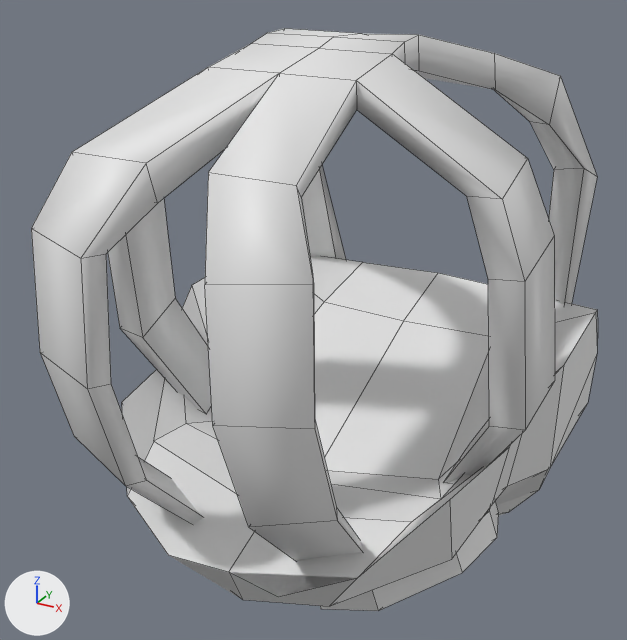
The FBX model project/Shark and Peach's Military Uniform Improvements/contents/mods/SMUI/media/models_x/skinned/clothes/M_M17.fbx: old version first, new version second.
One viewpoint serves both versions: a 50 mm lens placed at (0.00101, -0.0027, 0.00094), pointed at (-0.00012, -0.00064, -0.00009). Lighting does not change. The marker at lower left points along +X, +Y and +Z. Mesh edges are drawn as thin lines. Vertices at the same position are counted once.
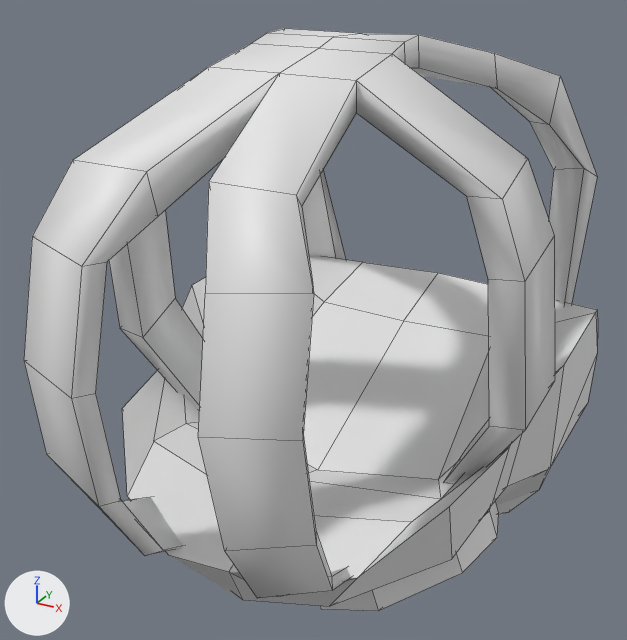
Where the newer file only moved an object's origin or applied its transform, the numbers keep the older frame.

Location of each change, (x1, y1, x2, y2) in pixels of the pictures (627 x 640 px; the box of a moved part takes in the faces that stretch with it):
'Cube.005', reshaped: before (31, 28, 598, 611); after (24, 28, 598, 611)
part 1 of me_cube_019, built on: before (31, 67, 509, 606); after (24, 67, 509, 606)
part 2 of me_cube_019, moved or reshaped: (405, 35, 560, 125) in both

What the commit changed:
me_cube_019 is used by ob_cube_005; location (0.0, 0.0, 0.0).
Verts and faces of me_cube_019; kept vertices keep their numbers, new ones are numbered from 287.
Before the commit, vertices of me_cube_019: 172 (0.0, -0.00065, 0.00065), 173 (0.00019, -0.00068, 0.00065) at pixel (419, 70), 176 (0.00002, -0.00065, 0.00065), 178 (-0.00016, -0.00069, 0.00066), 190 (0.00032, -0.00048, 0.00059) at pixel (495, 89).
Before the commit, vertices of me_cube_019: 238 (-0.0003, -0.00049, 0.00061).
me_cube_019 had 287 vertices, 268 faces and spanned x -0.00063..0.00062, y -0.00157..0.0004, z -0.00103..0.00074.
me_cube_019 now has 295 vertices, 276 faces and spans x -0.00063..0.00062, y -0.00161..0.0004, z -0.00103..0.00074.
Part 1, on me_cube_019:
8 faces are deleted.
12 vertices in x -0.00047..0.00048, y -0.00151..-0.00109, z -0.00024..0.00056 move by (0.0, 0.0, -0.00002).
9 vertices in x -0.00027..0.00035, y -0.00156..-0.00104, z 0.00039..0.00062 move by (0.0, 0.0, -0.00001).
7 vertices in x -0.00033..0.00036, y -0.00147..-0.00136, z -0.00019..-0.00012 move by (0.0, -0.00009, 0.0).
5 vertices in x -0.00028..0.00035, y -0.00157..-0.00145, z 0.00011..0.00013 move by (0.0, -0.00004, 0.0).
5 vertices in x -0.00029..0.00016, y -0.00122..-0.00115, z -0.00047..-0.00038 move by (0.0, 0.0, -0.00005).
3 vertices in x -0.00031..0.00017, y -0.00156..-0.00151, z 0.00011..0.00013 move by (0.0, -0.00005, 0.0).
5 vertices move from x -0.00023..0.00031, y -0.00142..-0.00114, z -0.00048..0.00048 to x -0.00023..0.00031, y -0.0015..-0.00114, z -0.00052..0.00045.
8 vertices are added at x -0.00031..0.00034, y -0.00143..-0.00134, z -0.00041..-0.00033.
16 new faces join them.
Part 2, on me_cube_019:
Vertices 172, 176, 178 move by (0.0, 0.0, 0.0).
Vertex 173 moves to (0.00019, -0.00068, 0.00066), pixel (419, 67).
Vertex 190 moves to (0.00032, -0.00046, 0.00059), pixel (497, 88).
Vertex 238 moves to (-0.0003, -0.00047, 0.00061).
